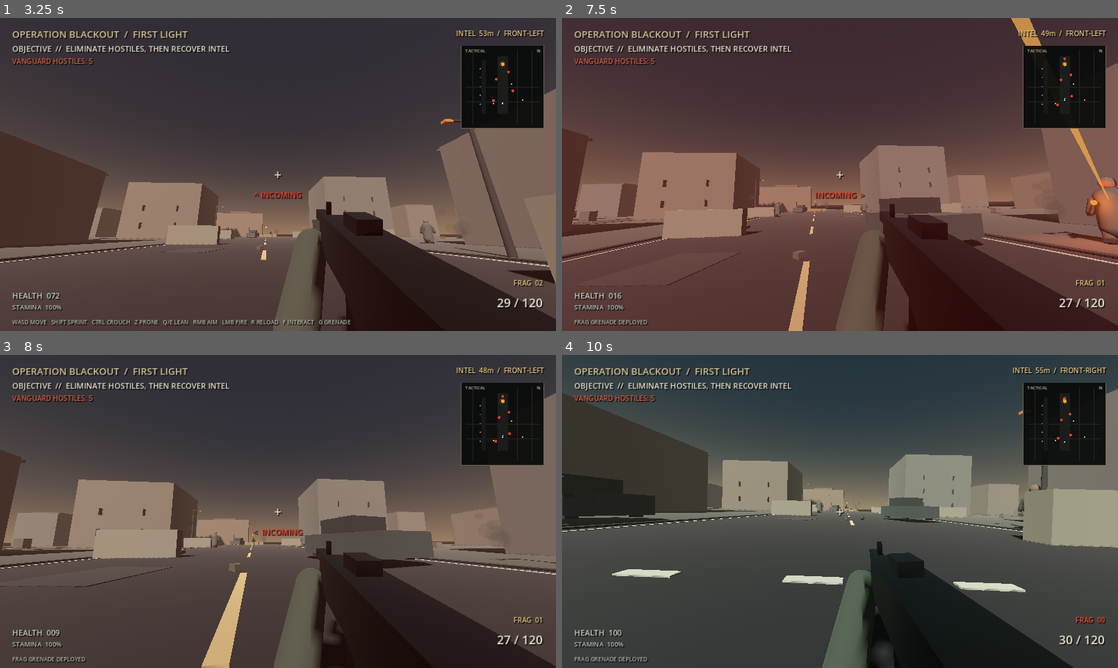
Above: before the commit, frames 1-4 (two rows, left to right).
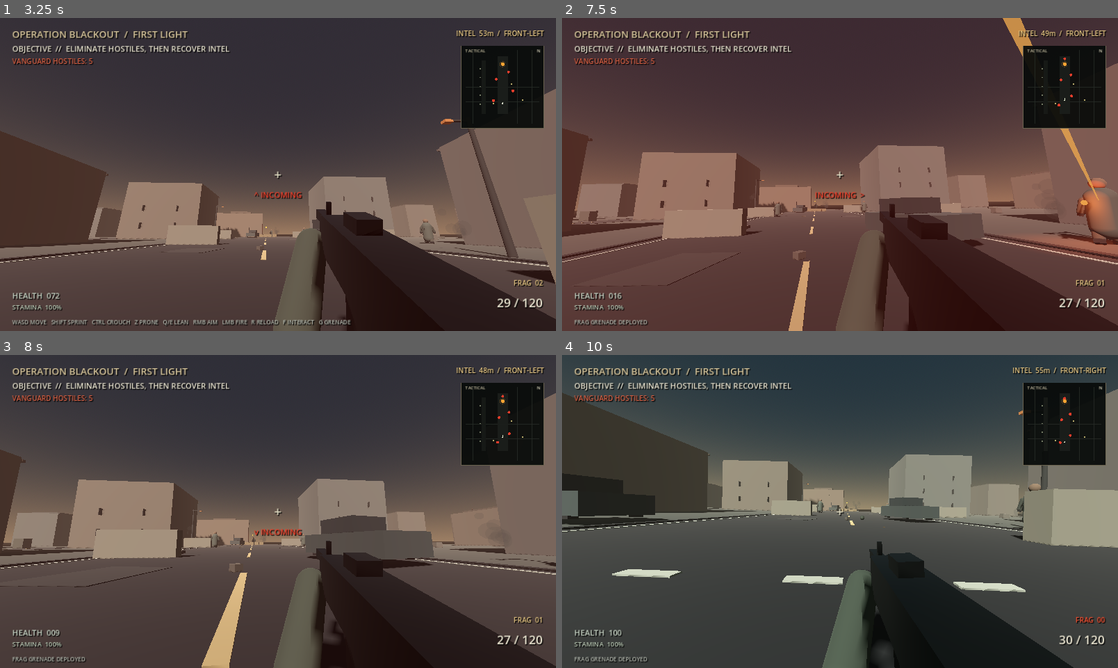
Above: after the commit, the same moments.

Repository: Liladizilla/operation-blackout
Game: Godot game, scene res://scenes/main.tscn
Two runs of this game, one before a commit and one after it. Both use one fixed random seed, a clock stepped at 60 frames per second and the inputs below.
Inputs (mouse positions are in pixels of both pictures, inside the frame that each line leads up to):
- Up to frame 1 (3.25 s): click "DEPLOY / BEGIN OPERATION" at 0.5 s; tap Enter at 1.25 s; move the mouse to (305, 174) at 1.27 s; hold W (move_forward) from 1.28 s (still down); tap Ctrl (crouch) at 1.35 s; click (305, 174) at 1.42 s; tap Space (jump) at 1.52, 2.27 s; move the mouse to (250, 174) at 2.02 s; tap F (interact) at 2.1 s; move the mouse to (289, 168) at 2.77 s; tap Z (prone) at 2.85 s
- Up to frame 2 (7.5 s): move the mouse to (834, 180) at 3.52 s; tap Shift (sprint) at 3.6 s; click (834, 180) at 3.67 s; tap Space (jump) at 3.77, 4.52, 5.27, 6.77 s; move the mouse to (878, 177) at 4.27 s; tap G (throw_grenade) at 4.35 s; move the mouse to (795, 171) at 5.02 s; tap Enter at 5.1 s; move the mouse to (845, 174) at 5.77 s; tap Ctrl (crouch) at 5.85 s; click (845, 174) at 5.92 s; move the mouse to (817, 168) at 6.52 s; release W (move_forward) at 6.53 s; hold E (lean_right) 6.53-7.28 s; tap F (interact) at 6.6 s; move the mouse to (867, 174) at 7.27 s; hold W (move_forward) from 7.28 s (still down); tap Z (prone) at 7.35 s
- Up to frame 3 (8 s): keep holding W (move_forward); tap Space (jump) at 7.52 s
- Up to frame 4 (10 s): move the mouse to (812, 511) at 8.02 s; tap Shift (sprint) at 8.1 s; click (812, 511) at 8.17 s; tap Space (jump) at 8.27, 9.77 s; move the mouse to (851, 505) at 8.77 s; tap G (throw_grenade) at 8.85 s; move the mouse to (834, 517) at 9.52 s; release W (move_forward) at 9.53 s; hold Q (lean_left) from 9.53 s (still down); tap Enter at 9.6 s

Frame 1 is identical in both runs. In frame 2, 1.5% of the frame differs, in the area x 79-100%, y 0-73%; in frame 3, 0.2%; in frame 4, 0.3%.

Commit message:
Score flank routes for immediate obstacle clearance

Diff:
--- a/scripts/enemy.gd
+++ b/scripts/enemy.gd
@@ -464,14 +464,8 @@
 
 func _steering_ray(space: PhysicsDirectSpaceState3D, origin: Vector3, direction: Vector3) -> Dictionary:
     var query := PhysicsRayQueryParameters3D.create(origin, origin + direction * 2.0)
-    var exclusions: Array[RID] = [get_rid()]
-    if is_instance_valid(player):
-        exclusions.append(player.get_rid())
     # Squadmates are handled by separation steering, not treated as solid walls.
-    for ally in get_tree().get_nodes_in_group("enemies"):
-        if ally != self and is_instance_valid(ally) and ally is CollisionObject3D:
-            exclusions.append(ally.get_rid())
-    query.exclude = exclusions
+    query.exclude = _movement_ray_exclusions()
     query.collision_mask = 1
     return space.intersect_ray(query)
 
@@ -655,16 +649,41 @@
         var travel := candidate.distance_to(global_position)
         if travel < 1.5:
             continue
-        var score := -travel * 0.35 + randf_range(-0.25, 0.25)
-        score -= _flank_ally_spacing_penalty(candidate)
-        var cover_ray := PhysicsRayQueryParameters3D.create(player.global_position + Vector3.UP * 1.25, candidate + Vector3.UP * 1.0)
-        cover_ray.exclude = [get_rid(), player.get_rid()]
-        if not get_world_3d().direct_space_state.intersect_ray(cover_ray).is_empty():
-            score += 1.8
+        var score := _score_flank_candidate(candidate, travel)
         if score > best_score:
             best_score = score
             best = candidate
     return best
+
+func _score_flank_candidate(candidate: Vector3, travel: float) -> float:
+    var score := -travel * 0.35 + randf_range(-0.25, 0.25)
+    score -= _flank_ally_spacing_penalty(candidate)
+    var space := get_world_3d().direct_space_state
+    var origin := global_position + Vector3.UP * 0.9
+    var flat_to_candidate := candidate - global_position
+    flat_to_candidate.y = 0.0
+    if flat_to_candidate.length_squared() > 0.01:
+        var direction := flat_to_candidate.normalized()
+        var direct_path := PhysicsRayQueryParameters3D.create(origin, origin + direction * minf(travel, 4.0))
+        direct_path.exclude = _movement_ray_exclusions()
+        direct_path.collision_mask = 1
+        if not space.intersect_ray(direct_path).is_empty():
+            score -= 4.5
+    var cover_ray := PhysicsRayQueryParameters3D.create(player.global_position + Vector3.UP * 1.25, candidate + Vector3.UP * 1.0)
+    cover_ray.exclude = [get_rid(), player.get_rid()]
+    cover_ray.collision_mask = 1
+    if not space.intersect_ray(cover_ray).is_empty():
+        score += 1.8
+    return score
+
+func _movement_ray_exclusions() -> Array[RID]:
+    var exclusions: Array[RID] = [get_rid()]
+    if is_instance_valid(player):
+        exclusions.append(player.get_rid())
+    for ally in get_tree().get_nodes_in_group("enemies"):
+        if ally != self and is_instance_valid(ally) and ally is CollisionObject3D:
+            exclusions.append(ally.get_rid())
+    return exclusions
 
 func _flank_ally_spacing_penalty(candidate: Vector3) -> float:
     var penalty := 0.0
